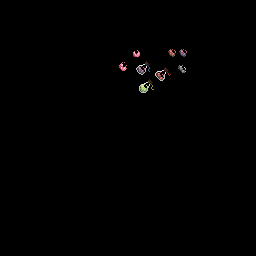
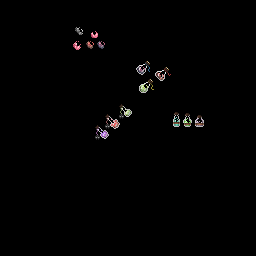
Two versions of the same layered image (256x256). Layer-by-layer changes:
added layer "Shadows" above "Ribbons" over [101, 110, 203, 138]
renamed "Layer #1" to "Ribbons", painted on it over [95, 61, 204, 140]
renamed "Flasks Shine" to "Shine", showed it, painted on it over [103, 67, 163, 137]
renamed "Flask Content" to "Content", painted on it over [73, 27, 203, 138]
renamed "Background" to "Bottles", painted on it over [95, 61, 204, 139]
